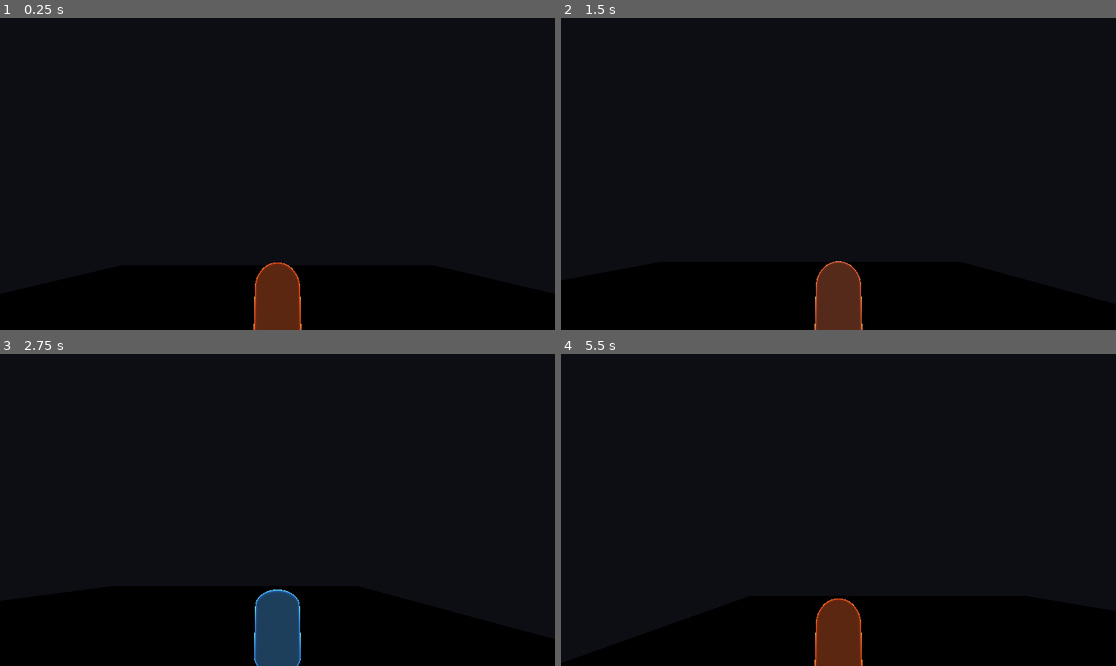
Above: before the commit, frames 1-4 (two rows, left to right).
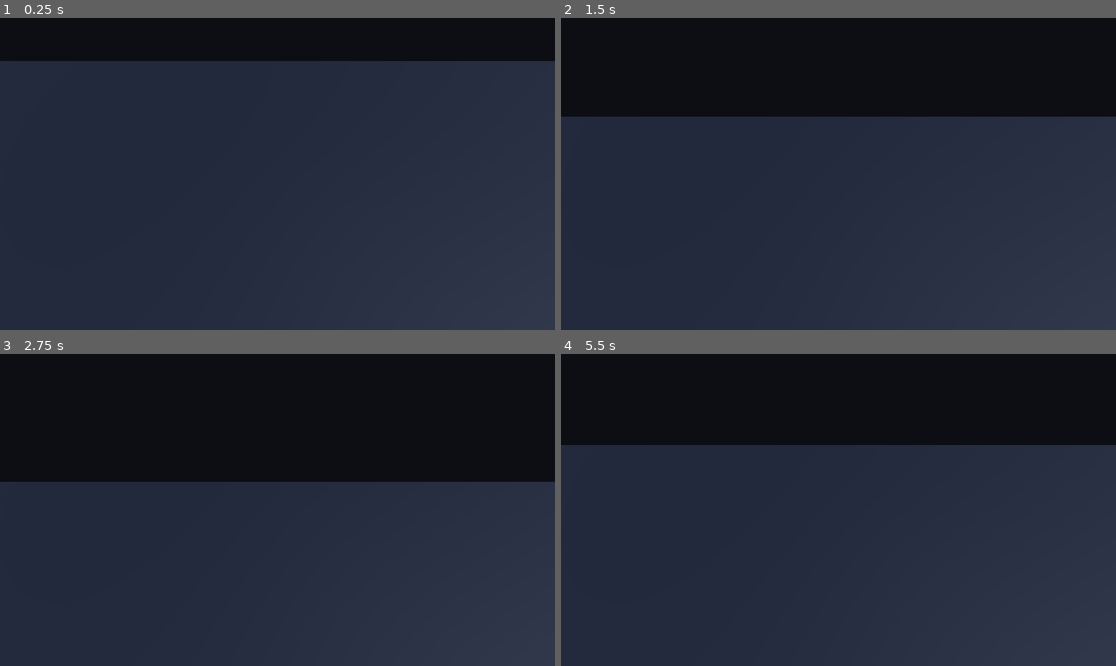
Above: after the commit, the same moments.

Repository: rickscode/Breach-Demo
Game: Godot game, scene res://scenes/levels/test_arena.tscn
The game is run twice, just before and just after one commit, with the same random seed, the same clock (stepped at 60 frames per second) and the same inputs.
Inputs:
- Up to frame 1 (0.25 s): no input
- Up to frame 2 (1.5 s): hold D (move_right) 0.53-1.28 s; hold C (crouch) 0.53-1.28 s; tap E (hide, bound only after the commit) at 0.8, 1.35 s; hold S (move_backward) from 1.28 s (still down)
- Up to frame 3 (2.75 s): tap C (crouch) at 1.55 s; release S (move_backward) at 2.03 s; hold D (move_right) from 2.03 s (still down); hold C (crouch) from 2.03 s (still down); tap E (hide, bound only after the commit) at 2.3 s
- Up to frame 4 (5.5 s): release D (move_right) at 2.78 s; release C (crouch) at 2.78 s; hold W (move_forward) 2.78-3.53 s; tap Z (sprint) at 2.85 s; tap C (crouch) at 3.05, 4.35 s; hold E (hide, bound only after the commit) 3.53-4.28 s; hold A (move_left) 3.53-5.03 s; hold S (move_backward) from 5.03 s (still down); hold E (hide, bound only after the commit) from 5.03 s (still down)

The runs differ from the first frame. In frame 1, 86% of the frame differs, in the area x 0-100%, y 13-100%; in frame 2, 68%; in frame 3, 59%; in frame 4, 71%.
Error after the commit: Parse Error: Identifier "ConeMesh" not declared in the current scope. (res://scripts/stealth/detection_system.gd:125)

Commit message:
enemies

Diff:
--- a/project.godot
+++ b/project.godot
@@ -51,6 +51,12 @@
 ]
 }
 
+hide={
+"deadzone": 0.2,
+"events": [Object(InputEventKey,"resource_local_to_scene":false,"resource_name":"","device":-1,"window_id":0,"alt_pressed":false,"shift_pressed":false,"ctrl_pressed":false,"meta_pressed":false,"pressed":false,"keycode":0,"physical_keycode":69,"key_label":0,"unicode":101,"location":0,"echo":false,"script":null)
+]
+}
+
 [rendering]
 
 environment/defaults/default_clear_color=Color(0, 0, 0, 1)
--- a/scenes/characters/ash.tscn
+++ b/scenes/characters/ash.tscn
@@ -21,6 +21,8 @@
 emission_energy_multiplier = 0.35
 
 [node name="Ash" type="CharacterBody3D"]
+collision_layer = 1
+collision_mask = 5
 script = ExtResource("1")
 
 [node name="CollisionShape3D" type="CollisionShape3D" parent="."]
--- /dev/null
+++ b/scenes/characters/enemy.tscn
@@ -0,0 +1,37 @@
+[gd_scene load_steps=6 format=3]
+
+[ext_resource type="Script" path="res://scripts/characters/enemy_ai.gd" id="1"]
+[ext_resource type="Script" path="res://scripts/stealth/detection_system.gd" id="2"]
+
+[sub_resource type="CapsuleShape3D" id="CapsuleShape3D_1"]
+radius = 0.4
+height = 1.2
+
+[sub_resource type="CapsuleMesh" id="CapsuleMesh_1"]
+radius = 0.4
+mid_height = 1.2
+
+[sub_resource type="StandardMaterial3D" id="StandardMaterial3D_1"]
+albedo_color = Color(0.8, 0.15, 0.1, 1)
+roughness = 0.3
+rim_enabled = true
+rim = 0.4
+rim_tint = 0.5
+emission_enabled = true
+emission = Color(0.6, 0.1, 0.05, 1)
+emission_energy_multiplier = 0.3
+
+[node name="Enemy" type="CharacterBody3D"]
+collision_layer = 2
+collision_mask = 5
+script = ExtResource("1")
+
+[node name="CollisionShape3D" type="CollisionShape3D" parent="."]
+shape = SubResource("CapsuleShape3D_1")
+
+[node name="MeshInstance3D" type="MeshInstance3D" parent="."]
+mesh = SubResource("CapsuleMesh_1")
+material_override = SubResource("StandardMaterial3D_1")
+
+[node name="DetectionSystem" type="Node3D" parent="."]
+script = ExtResource("2")
--- a/scenes/levels/test_arena.tscn
+++ b/scenes/levels/test_arena.tscn
@@ -1,36 +1,185 @@
-[gd_scene load_steps=6 format=3]
+[gd_scene load_steps=9 format=3]
 
 [ext_resource type="PackedScene" path="res://scenes/characters/ash.tscn" id="1"]
 [ext_resource type="Script" path="res://scripts/stealth/noise_system.gd" id="2"]
+[ext_resource type="PackedScene" path="res://scenes/characters/enemy.tscn" id="3"]
+[ext_resource type="PackedScene" path="res://scenes/objects/hiding_spot.tscn" id="4"]
 
 [sub_resource type="Environment" id="Environment_1"]
 background_mode = 1
 background_color = Color(0.05, 0.05, 0.08, 1)
+ambient_light_color = Color(0.1, 0.12, 0.18, 1)
+ambient_light_energy = 0.3
 
-[sub_resource type="StandardMaterial3D" id="StandardMaterial3D_1"]
+[sub_resource type="StandardMaterial3D" id="StandardMaterial3D_floor"]
 albedo_color = Color(0.07, 0.09, 0.13, 1)
 metallic = 0.05
 roughness = 0.95
 
-[node name="TestArena" type="Node3D" unique_id=695314204]
+[sub_resource type="StandardMaterial3D" id="StandardMaterial3D_wall"]
+albedo_color = Color(0.12, 0.14, 0.18, 1)
+metallic = 0.1
+roughness = 0.85
 
-[node name="DirectionalLight3D" type="DirectionalLight3D" parent="." unique_id=1208844037]
+[sub_resource type="BoxMesh" id="BoxMesh_wall"]
+size = Vector3(1, 3, 1)
+
+[node name="TestArena" type="Node3D"]
+
+[node name="DirectionalLight3D" type="DirectionalLight3D" parent="."]
 transform = Transform3D(0.707107, 0.353553, 0.612372, 0, 0.866025, -0.5, -0.707107, 0.353553, 0.612372, 0, 6, 0)
-light_energy = 4.0
+light_energy = 2.5
+light_color = Color(0.7, 0.75, 0.9, 1)
 shadow_enabled = true
 shadow_bias = 0.04
 
-[node name="WorldEnvironment" type="WorldEnvironment" parent="." unique_id=1272430819]
+[node name="WorldEnvironment" type="WorldEnvironment" parent="."]
 environment = SubResource("Environment_1")
 
-[node name="Floor" type="CSGBox3D" parent="." unique_id=737840823]
+[node name="Floor" type="CSGBox3D" parent="."]
 transform = Transform3D(1, 0, 0, 0, 1, 0, 0, 0, 1, 0, -0.5, 0)
 use_collision = true
-size = Vector3(20, 1, 20)
-material = SubResource("StandardMaterial3D_1")
+collision_layer = 4
+collision_mask = 0
+size = Vector3(24, 1, 24)
+material = SubResource("StandardMaterial3D_floor")
+
+; -- Perimeter walls --
+
+[node name="WallNorth" type="CSGBox3D" parent="."]
+transform = Transform3D(1, 0, 0, 0, 1, 0, 0, 0, 1, 0, 1.5, -12)
+use_collision = true
+collision_layer = 4
+collision_mask = 0
+size = Vector3(24, 3, 0.5)
+material = SubResource("StandardMaterial3D_wall")
+
+[node name="WallSouth" type="CSGBox3D" parent="."]
+transform = Transform3D(1, 0, 0, 0, 1, 0, 0, 0, 1, 0, 1.5, 12)
+use_collision = true
+collision_layer = 4
+collision_mask = 0
+size = Vector3(24, 3, 0.5)
+material = SubResource("StandardMaterial3D_wall")
+
+[node name="WallEast" type="CSGBox3D" parent="."]
+transform = Transform3D(1, 0, 0, 0, 1, 0, 0, 0, 1, 12, 1.5, 0)
+use_collision = true
+collision_layer = 4
+collision_mask = 0
+size = Vector3(0.5, 3, 24)
+material = SubResource("StandardMaterial3D_wall")
+
+[node name="WallWest" type="CSGBox3D" parent="."]
+transform = Transform3D(1, 0, 0, 0, 1, 0, 0, 0, 1, -12, 1.5, 0)
+use_collision = true
+collision_layer = 4
+collision_mask = 0
+size = Vector3(0.5, 3, 24)
+material = SubResource("StandardMaterial3D_wall")
+
+; -- Interior walls (L-shaped corridors) --
+
+[node name="WallInterior1" type="CSGBox3D" parent="."]
+transform = Transform3D(1, 0, 0, 0, 1, 0, 0, 0, 1, -4, 1.5, -3)
+use_collision = true
+collision_layer = 4
+collision_mask = 0
+size = Vector3(8, 3, 0.5)
+material = SubResource("StandardMaterial3D_wall")
+
+[node name="WallInterior2" type="CSGBox3D" parent="."]
+transform = Transform3D(1, 0, 0, 0, 1, 0, 0, 0, 1, 0, 1.5, 0)
+use_collision = true
+collision_layer = 4
+collision_mask = 0
+size = Vector3(0.5, 3, 6)
+material = SubResource("StandardMaterial3D_wall")
+
+[node name="WallInterior3" type="CSGBox3D" parent="."]
+transform = Transform3D(1, 0, 0, 0, 1, 0, 0, 0, 1, 5, 1.5, 4)
+use_collision = true
+collision_layer = 4
+collision_mask = 0
+size = Vector3(6, 3, 0.5)
+material = SubResource("StandardMaterial3D_wall")
+
+[node name="WallInterior4" type="CSGBox3D" parent="."]
+transform = Transform3D(1, 0, 0, 0, 1, 0, 0, 0, 1, -6, 1.5, 5)
+use_collision = true
+collision_layer = 4
+collision_mask = 0
+size = Vector3(0.5, 3, 8)
+material = SubResource("StandardMaterial3D_wall")
+
+; -- Player spawn (bottom-left corner) --
 
 [node name="Ash" parent="." instance=ExtResource("1")]
-transform = Transform3D(1, 0, 0, 0, 1, 0, 0, 0, 1, 0, 1, 0)
+transform = Transform3D(1, 0, 0, 0, 1, 0, 0, 0, 1, -9, 1, 9)
+collision_layer = 1
+collision_mask = 5
 
-[node name="NoiseSystem" type="Node" parent="."]
+; -- Enemy 1: Rectangular patrol (upper area) --
+
+[node name="Enemy1" parent="." instance=ExtResource("3")]
+transform = Transform3D(1, 0, 0, 0, 1, 0, 0, 0, 1, -6, 1, -6)
+
+[node name="Patrol1" type="Marker3D" parent="Enemy1"]
+transform = Transform3D(1, 0, 0, 0, 1, 0, 0, 0, 1, 0, 0, 0)
+
+[node name="Patrol2" type="Marker3D" parent="Enemy1"]
+transform = Transform3D(1, 0, 0, 0, 1, 0, 0, 0, 1, 8, 0, 0)
+
+[node name="Patrol3" type="Marker3D" parent="Enemy1"]
+transform = Transform3D(1, 0, 0, 0, 1, 0, 0, 0, 1, 8, 0, 4)
+
+[node name="Patrol4" type="Marker3D" parent="Enemy1"]
+transform = Transform3D(1, 0, 0, 0, 1, 0, 0, 0, 1, 0, 0, 4)
+
+; -- Enemy 2: Triangular patrol (lower-right area) --
+
+[node name="Enemy2" parent="." instance=ExtResource("3")]
+transform = Transform3D(1, 0, 0, 0, 1, 0, 0, 0, 1, 6, 1, 2)
+
+[node name="Patrol1" type="Marker3D" parent="Enemy2"]
+transform = Transform3D(1, 0, 0, 0, 1, 0, 0, 0, 1, 0, 0, 0)
+
+[node name="Patrol2" type="Marker3D" parent="Enemy2"]
+transform = Transform3D(1, 0, 0, 0, 1, 0, 0, 0, 1, 3, 0, 6)
+
+[node name="Patrol3" type="Marker3D" parent="Enemy2"]
+transform = Transform3D(1, 0, 0, 0, 1, 0, 0, 0, 1, -3, 0, 6)
+
+; -- Hiding spots --
+
+[node name="HidingSpot1" parent="." instance=ExtResource("4")]
+transform = Transform3D(1, 0, 0, 0, 1, 0, 0, 0, 1, -8, 0, -2)
+
+[node name="HidingSpot2" parent="." instance=ExtResource("4")]
+transform = Transform3D(1, 0, 0, 0, 1, 0, 0, 0, 1, 3, 0, 2)
+
+[node name="HidingSpot3" parent="." instance=ExtResource("4")]
+transform = Transform3D(1, 0, 0, 0, 1, 0, 0, 0, 1, -3, 0, 8)
+
+; -- Dramatic spot lights at chokepoints --
+
+[node name="SpotLight1" type="SpotLight3D" parent="."]
+transform = Transform3D(1, 0, 0, 0, 0, 1, 0, -1, 0, 0, 5, -3)
+light_color = Color(0.4, 0.55, 0.9, 1)
+light_energy = 6.0
+shadow_enabled = true
+spot_range = 10.0
+spot_angle = 35.0
+
+[node name="SpotLight2" type="SpotLight3D" parent="."]
+transform = Transform3D(1, 0, 0, 0, 0, 1, 0, -1, 0, 5, 5, 4)
+light_color = Color(0.35, 0.5, 0.85, 1)
+light_energy = 6.0
+shadow_enabled = true
+spot_range = 10.0
+spot_angle = 35.0
+
+; -- Noise system --
+
+[node name="NoiseSystem" type="Node" parent="." groups=["noise_system"]]
 script = ExtResource("2")
--- /dev/null
+++ b/scenes/objects/hiding_spot.tscn
@@ -0,0 +1,27 @@
+[gd_scene load_steps=5 format=3]
+
+[ext_resource type="Script" path="res://scripts/objects/hiding_spot.gd" id="1"]
+
+[sub_resource type="BoxShape3D" id="BoxShape3D_1"]
+size = Vector3(1.5, 2.0, 1.5)
+
+[sub_resource type="BoxMesh" id="BoxMesh_1"]
+size = Vector3(1.2, 2.0, 1.2)
+
+[sub_resource type="StandardMaterial3D" id="StandardMaterial3D_1"]
+albedo_color = Color(0.25, 0.3, 0.2, 1)
+roughness = 0.9
+
+[node name="HidingSpot" type="Area3D" groups=["hiding_spot"]]
+collision_layer = 0
+collision_mask = 1
+script = ExtResource("1")
+
+[node name="CollisionShape3D" type="CollisionShape3D" parent="."]
+transform = Transform3D(1, 0, 0, 0, 1, 0, 0, 0, 1, 0, 1.0, 0)
+shape = SubResource("BoxShape3D_1")
+
+[node name="MeshInstance3D" type="MeshInstance3D" parent="."]
+transform = Transform3D(1, 0, 0, 0, 1, 0, 0, 0, 1, 0, 1.0, 0)
+mesh = SubResource("BoxMesh_1")
+material_override = SubResource("StandardMaterial3D_1")
--- a/scripts/characters/ash_controller.gd
+++ b/scripts/characters/ash_controller.gd
@@ -26,6 +26,7 @@
 var current_health: float
 var is_crouching: bool = false
 var is_sprinting: bool = false
+var is_hidden: bool = false
 
 @onready var avatar_mesh: MeshInstance3D = $MeshInstance3D
 @onready var camera: Camera3D = $Camera3D
@@ -42,6 +43,7 @@
 var _tone_crouch: AudioStreamWAV
 
 func _ready() -> void:
+	add_to_group("player")
 	current_health = max_health
 	_base_mesh_scale = avatar_mesh.scale
 	_base_camera_height = camera.position.y
@@ -58,7 +60,14 @@
 	_setup_footstep_audio()
 	_resolve_noise_system()
 
+func _unhandled_input(event: InputEvent) -> void:
+	if event.is_action_pressed("hide"):
+		_toggle_hide()
+
 func _physics_process(delta: float) -> void:
+	if is_hidden:
+		velocity = Vector3.ZERO
+		return
 	handle_movement(delta)
 	update_visual_feedback(delta)
 	update_footsteps(delta)
@@ -123,6 +132,17 @@
 func die() -> void:
 	# TODO: Trigger game over and respawn flow.
 	pass
+
+func _toggle_hide() -> void:
+	if is_hidden:
+		is_hidden = false
+		return
+	# Check if inside a hiding spot
+	var areas := get_tree().get_nodes_in_group("hiding_spot")
+	for area in areas:
+		if area is HidingSpot and area.player_inside:
+			is_hidden = true
+			return
 
 func _setup_footstep_audio() -> void:
 	_tone_walk = _generate_tone(150.0, 0.6, 0.05)
--- a/scripts/characters/enemy_ai.gd
+++ b/scripts/characters/enemy_ai.gd
@@ -1,15 +1,216 @@
 class_name EnemyAI
 extends CharacterBody3D
 
-## Basic enemy AI placeholder.
+## Enemy AI with patrol, detection states, and noise response.
 
 enum AlertState { UNAWARE, SUSPICIOUS, ALERT }
 
 @export var patrol_speed: float = 2.0
 @export var alert_speed: float = 4.5
+@export var patrol_pause_duration: float = 1.5
+@export var suspicious_timeout: float = 3.0
+@export var alert_los_timeout: float = 5.0
+@export var rotation_speed: float = 5.0
+@export var gravity: float = ProjectSettings.get_setting("physics/3d/default_gravity")
 
 var alert_state: AlertState = AlertState.UNAWARE
-
-func _physics_process(_delta: float) -> void:
-	# TODO: Implement patrol routes and state machine transitions.
-	pass
+var last_known_position: Vector3
+var _patrol_points: Array[Vector3] = []
+var _current_patrol_index: int = 0
+var _pause_timer: float = 0.0
+var _state_timer: float = 0.0
+var _detection_system: DetectionSystem
+var _noise_system: NoiseSystem
+
+func _ready() -> void:
+	_collect_patrol_points()
+	_setup_detection_system()
+	_resolve_noise_system()
+
+func _physics_process(delta: float) -> void:
+	if not is_on_floor():
+		velocity.y -= gravity * delta
+	else:
+		velocity.y = 0.0
+
+	match alert_state:
+		AlertState.UNAWARE:
+			_process_patrol(delta)
+		AlertState.SUSPICIOUS:
+			_process_suspicious(delta)
+		AlertState.ALERT:
+			_process_alert(delta)
+
+	move_and_slide()
+
+func _collect_patrol_points() -> void:
+	for child in get_children():
+		if child is Marker3D:
+			_patrol_points.append(child.global_position)
+	# If no markers, just stand in place
+	if _patrol_points.is_empty():
+		_patrol_points.append(global_position)
+
+func _setup_detection_system() -> void:
+	for child in get_children():
+		if child is DetectionSystem:
+			_detection_system = child
+			break
+	if not _detection_system:
+		return
+	_detection_system.suspicious.connect(_on_suspicious)
+	_detection_system.fully_detected.connect(_on_fully_detected)
+	_detection_system.lost_target.connect(_on_lost_target)
+
+func _resolve_noise_system() -> void:
+	var nodes := get_tree().get_nodes_in_group("noise_system")
+	if nodes.size() > 0 and nodes[0] is NoiseSystem:
+		_noise_system = nodes[0]
+		_noise_system.register_listener(self)
+		return
+	# Fallback: search scene tree
+	for node in get_tree().root.get_children():
+		var found := _find_noise_system(node)
+		if found:
+			_noise_system = found
+			_noise_system.register_listener(self)
+			return
+
+func _find_noise_system(node: Node) -> NoiseSystem:
+	if node is NoiseSystem:
+		return node
+	for child in node.get_children():
+		var found := _find_noise_system(child)
+		if found:
+			return found
+	return null
+
+# -- State processors --
+
+func _process_patrol(delta: float) -> void:
+	if _patrol_points.size() <= 1 and _patrol_points[0].distance_to(global_position) < 0.5:
+		velocity.x = 0.0
+		velocity.z = 0.0
+		return
+
+	if _pause_timer > 0.0:
+		_pause_timer -= delta
+		velocity.x = 0.0
+		velocity.z = 0.0
+		return
+
+	var target := _patrol_points[_current_patrol_index]
+	var to_target := target - global_position
+	to_target.y = 0.0
+	var distance := to_target.length()
+
+	if distance < 0.5:
+		_current_patrol_index = (_current_patrol_index + 1) % _patrol_points.size()
+		_pause_timer = patrol_pause_duration
+		velocity.x = 0.0
+		velocity.z = 0.0
+		return
+
+	var direction := to_target.normalized()
+	velocity.x = direction.x * patrol_speed
+	velocity.z = direction.z * patrol_speed
+	_rotate_toward(direction, delta)
+
+func _process_suspicious(delta: float) -> void:
+	_state_timer -= delta
+	velocity.x = 0.0
+	velocity.z = 0.0
+
+	# Face last known position
+	var to_target := last_known_position - global_position
+	to_target.y = 0.0
+	if to_target.length() > 0.1:
+		_rotate_toward(to_target.normalized(), delta)
+
+	# Boost detection while suspicious
+	if _detection_system:
+		_detection_system.vision_range = _detection_system.vision_range  # Already set via state entry
+
+	if _state_timer <= 0.0:
+		_enter_state(AlertState.UNAWARE)
+
+func _process_alert(delta: float) -> void:
+	# Chase player
+	var players := get_tree().get_nodes_in_group("player")
+	if players.size() > 0:
+		var player: Node3D = players[0]
+		if not player.get("is_hidden"):
+			last_known_position = player.global_position
+
+	var to_target := last_known_position - global_position
+	to_target.y = 0.0
+	var distance := to_target.length()
+
+	if distance > 1.5:
+		var direction := to_target.normalized()
+		velocity.x = direction.x * alert_speed
+		velocity.z = direction.z * alert_speed
+		_rotate_toward(direction, delta)
+	else:
+		velocity.x = 0.0
+		velocity.z = 0.0
+
+	# Check if we've lost LOS
+	if _detection_system and _detection_system.detection_level < 0.1:
+		_state_timer -= delta
+		if _state_timer <= 0.0:
+			_enter_state(AlertState.SUSPICIOUS)
+	else:
+		_state_timer = alert_los_timeout
+
+func _enter_state(new_state: AlertState) -> void:
+	alert_state = new_state
+	match new_state:
+		AlertState.UNAWARE:
+			if _detection_system:
+				_detection_system.vision_angle_degrees = 90.0
+				_detection_system.detection_rate = 1.0
+		AlertState.SUSPICIOUS:
+			_state_timer = suspicious_timeout
+			if _detection_system:
+				_detection_system.vision_angle_degrees = 90.0
+				_detection_system.detection_rate = 1.5
+		AlertState.ALERT:
+			_state_timer = alert_los_timeout
+			if _detection_system:
+				_detection_system.vision_angle_degrees = 180.0
+				_detection_system.detection_rate = 2.0
+
+func _rotate_toward(direction: Vector3, delta: float) -> void:
+	if direction.length_squared() < 0.001:
+		return
+	var target_basis := Basis.looking_at(direction, Vector3.UP)
+	basis = basis.slerp(target_basis, rotation_speed * delta)
+
+# -- Signal handlers --
+
+func _on_suspicious() -> void:
+	if alert_state == AlertState.UNAWARE:
+		var players := get_tree().get_nodes_in_group("player")
+		if players.size() > 0:
+			last_known_position = players[0].global_position
+		_enter_state(AlertState.SUSPICIOUS)
+
+func _on_fully_detected() -> void:
+	var players := get_tree().get_nodes_in_group("player")
+	if players.size() > 0:
+		last_known_position = players[0].global_position
+	_enter_state(AlertState.ALERT)
+
+func _on_lost_target() -> void:
+	if alert_state == AlertState.ALERT:
+		_enter_state(AlertState.SUSPICIOUS)
+
+# -- Noise response --
+
+func on_noise_heard(noise_position: Vector3, strength: float) -> void:
+	var distance := global_position.distance_to(noise_position)
+	var effective := strength / (distance + 1.0)
+	if effective > 0.15 and alert_state == AlertState.UNAWARE:
+		last_known_position = noise_position
+		_enter_state(AlertState.SUSPICIOUS)
--- /dev/null
+++ b/scripts/objects/hiding_spot.gd
@@ -0,0 +1,24 @@
+class_name HidingSpot
+extends Area3D
+
+## Hiding spot that makes the player invisible to enemies when activated.
+
+var player_inside: bool = false
+var _player_ref: Node3D
+
+func _ready() -> void:
+	body_entered.connect(_on_body_entered)
+	body_exited.connect(_on_body_exited)
+
+func _on_body_entered(body: Node3D) -> void:
+	if body.is_in_group("player"):
+		player_inside = true
+		_player_ref = body
+
+func _on_body_exited(body: Node3D) -> void:
+	if body.is_in_group("player"):
+		player_inside = false
+		_player_ref = null
+		# Unhide if player leaves the spot
+		if body.get("is_hidden"):
+			body.is_hidden = false
--- a/scripts/stealth/detection_system.gd
+++ b/scripts/stealth/detection_system.gd
@@ -1,15 +1,153 @@
 class_name DetectionSystem
-extends Node
+extends Node3D
 
-## Handles visibility checks and alert escalation.
+## Vision cone detection component. Attach as child of an enemy.
 
-signal detection_changed(level: float)
+signal suspicious
+signal fully_detected
+signal lost_target
 
+@export var vision_range: float = 10.0
+@export var vision_angle_degrees: float = 90.0
 @export var detection_rate: float = 1.0
 @export var decay_rate: float = 0.5
+@export var eye_height: float = 1.5
 
 var detection_level: float = 0.0
+var _target: Node3D
+var _cone_mesh: MeshInstance3D
+var _cone_material: StandardMaterial3D
+var _was_suspicious: bool = false
+var _was_detected: bool = false
 
-func _process(_delta: float) -> void:
-	# TODO: Update detection_level based on line-of-sight and noise.
-	pass
+func _ready() -> void:
+	_setup_vision_cone_mesh()
+
+func _process(delta: float) -> void:
+	if not _target:
+		_find_target()
+	if not _target:
+		_drain_detection(delta)
+		return
+
+	var can_see := _check_los()
+	if can_see:
+		var rate := detection_rate
+		if _target.has_method("get") and _target.get("is_crouching"):
+			rate *= 0.6
+		detection_level = minf(detection_level + rate * delta, 1.0)
+	else:
+		_drain_detection(delta)
+
+	_update_signals()
+	_update_cone_color()
+
+func _drain_detection(delta: float) -> void:
+	detection_level = maxf(detection_level - decay_rate * delta, 0.0)
+	_update_signals()
+	_update_cone_color()
+
+func _find_target() -> void:
+	var players := get_tree().get_nodes_in_group("player")
+	if players.size() > 0:
+		_target = players[0]
+
+func _check_los() -> bool:
+	if not _target:
+		return false
+
+	# Hidden players are invisible
+	if _target.get("is_hidden"):
+		return false
+
+	var enemy := get_parent() as Node3D
+	if not enemy:
+		return false
+
+	var eye_pos := enemy.global_position + Vector3.UP * eye_height
+	var target_pos := _target.global_position + Vector3.UP * 0.5
+
+	# Distance check
+	var effective_range := vision_range
+	if _target.get("is_crouching"):
+		effective_range *= 0.7
+	var distance := eye_pos.distance_to(target_pos)
+	if distance > effective_range:
+		return false
+
+	# Angle check
+	var to_target := (target_pos - eye_pos).normalized()
+	var forward := -enemy.global_transform.basis.z
+	var angle := rad_to_deg(forward.angle_to(to_target))
+	var half_angle := vision_angle_degrees / 2.0
+	if angle > half_angle:
+		return false
+
+	# Raycast check -- skip enemy layer (2)
+	var space_state := get_world_3d().direct_space_state
+	var query := PhysicsRayQueryParameters3D.create(eye_pos, target_pos)
+	query.collision_mask = 0b101  # Layers 1 (player) + 3 (environment)
+	query.exclude = [enemy.get_rid()]
+	var result := space_state.intersect_ray(query)
+
+	if result.is_empty():
+		return true
+	# Hit something -- is it the player?
+	return result.collider == _target
+
+func get_effective_vision_range() -> float:
+	var r := vision_range
+	if _target and _target.get("is_crouching"):
+		r *= 0.7
+	return r
+
+func get_effective_vision_angle() -> float:
+	return vision_angle_degrees
+
+func _update_signals() -> void:
+	var is_suspicious := detection_level >= 0.4
+	var is_detected := detection_level >= 0.99
+	var is_lost := detection_level < 0.1
+
+	if is_detected and not _was_detected:
+		fully_detected.emit()
+	elif is_suspicious and not _was_suspicious:
+		suspicious.emit()
+
+	if is_lost and (_was_suspicious or _was_detected):
+		lost_target.emit()
+
+	_was_suspicious = is_suspicious
+	_was_detected = is_detected
+
+func _setup_vision_cone_mesh() -> void:
+	_cone_mesh = MeshInstance3D.new()
+	var cone := ConeMesh.new()
+	cone.top_radius = 0.0
+	cone.bottom_radius = 3.0
+	cone.height = 6.0
+	_cone_mesh.mesh = cone
+	# Rotate so cone points forward (-Z)
+	_cone_mesh.rotation_degrees.x = -90.0
+	_cone_mesh.position = Vector3(0.0, eye_height * 0.5, -3.0)
+
+	_cone_material = StandardMaterial3D.new()
+	_cone_material.transparency = BaseMaterial3D.TRANSPARENCY_ALPHA
+	_cone_material.albedo_color = Color(0.0, 1.0, 0.0, 0.12)
+	_cone_material.no_depth_test = true
+	_cone_material.shading_mode = BaseMaterial3D.SHADING_MODE_UNSHADED
+	_cone_mesh.material_override = _cone_material
+
+	add_child(_cone_mesh)
+
+func _update_cone_color() -> void:
+	if not _cone_material:
+		return
+	var color: Color
+	if detection_level >= 0.99:
+		color = Color(1.0, 0.0, 0.0, 0.2)
+	elif detection_level >= 0.4:
+		color = Color(1.0, 1.0, 0.0, 0.16)
+	else:
+		color = Color(0.0, 1.0, 0.0, 0.12)
+	_cone_material.albedo_color = _cone_material.albedo_color.lerp(color, 0.15)
--- a/scripts/stealth/noise_system.gd
+++ b/scripts/stealth/noise_system.gd
@@ -5,5 +5,17 @@
 
 signal noise_emitted(position: Vector3, strength: float)
 
+var _listeners: Array[Node3D] = []
+
+func register_listener(listener: Node3D) -> void:
+	if listener not in _listeners:
+		_listeners.append(listener)
+
+func unregister_listener(listener: Node3D) -> void:
+	_listeners.erase(listener)
+
 func emit_noise(position: Vector3, strength: float) -> void:
 	noise_emitted.emit(position, strength)
+	for listener in _listeners:
+		if is_instance_valid(listener) and listener.has_method("on_noise_heard"):
+			listener.on_noise_heard(position, strength)
Not shown, removed: CURRENT_STAGE.md
